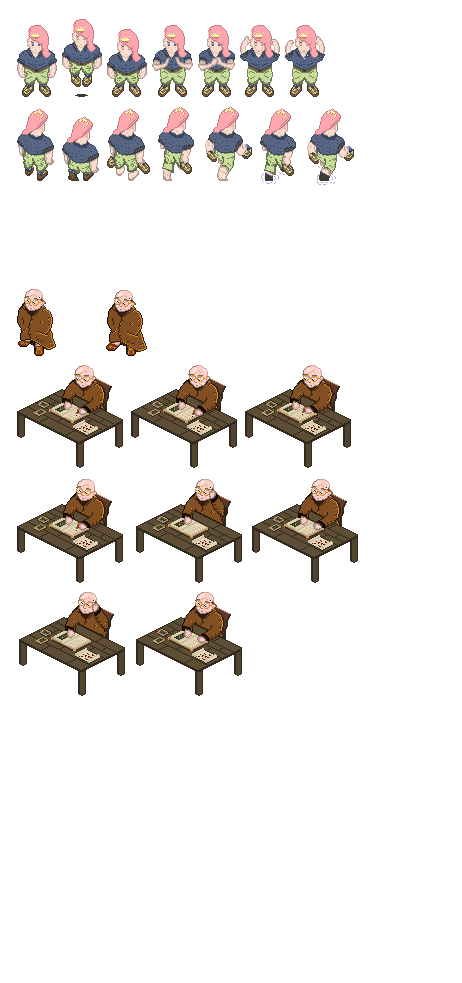
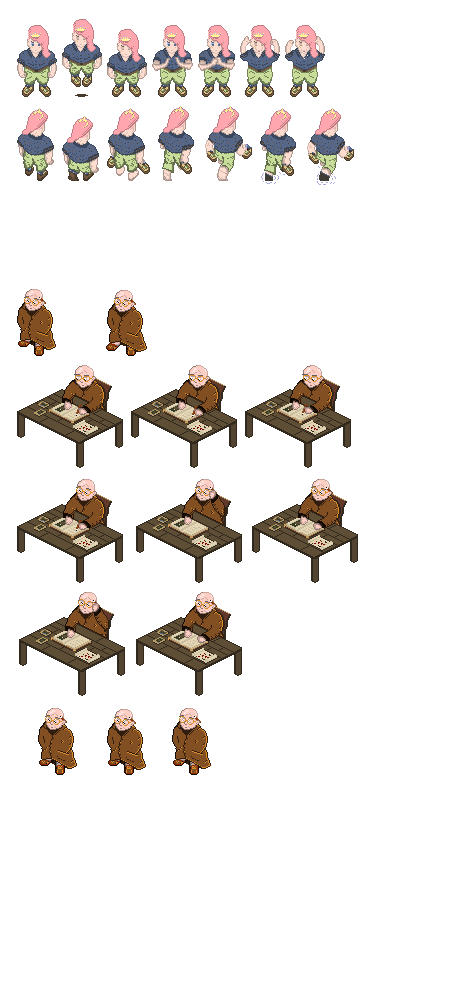
Comparing the layer stacks of the two 462px x 983px images. Changes:
added group "Wizard - idle" with 12 layers above "Wizard - walk" over [38,708,211,775]
added group "1" (1st of 6, in "Wizard - idle") with 3 layers in group "Wizard - idle" over [38,708,77,775]
added layer "head" (1st of 17, in "Wizard - idle" › "1") in group "1" over [45,708,67,730]
added layer "robe" (1st of 13, in "Wizard - idle" › "1") in group "1" over [38,721,77,769]
added layer "shoes" (1st of 13, in "Wizard - idle" › "1") in group "1" over [39,756,65,775]
added group "2" (1st of 6, in "Wizard - idle") with 3 layers in group "Wizard - idle" over [107,709,146,775]
added layer "head" (2nd of 17, in "Wizard - idle" › "2") in group "2" over [114,709,136,731]
added layer "robe" (2nd of 13, in "Wizard - idle" › "2") in group "2" over [107,722,146,770]
added layer "shoes" (2nd of 13, in "Wizard - idle" › "2") in group "2" over [108,756,134,775]
added group "3" (1st of 5, in "Wizard - idle") with 3 layers in group "Wizard - idle" over [172,708,211,775]
added layer "head" (3rd of 17, in "Wizard - idle" › "3") in group "3" over [179,708,201,730]
added layer "robe" (3rd of 13, in "Wizard - idle" › "3") in group "3" over [172,721,211,769]
added layer "shoes" (3rd of 13, in "Wizard - idle" › "3") in group "3" over [173,756,199,775]
